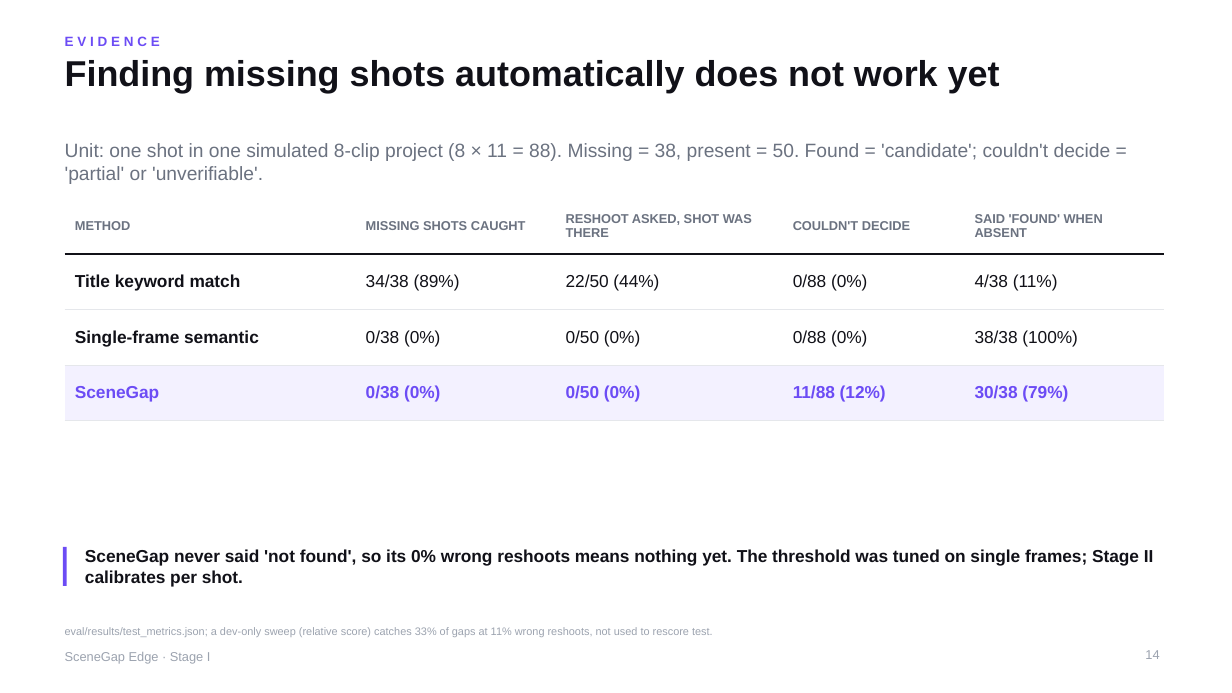
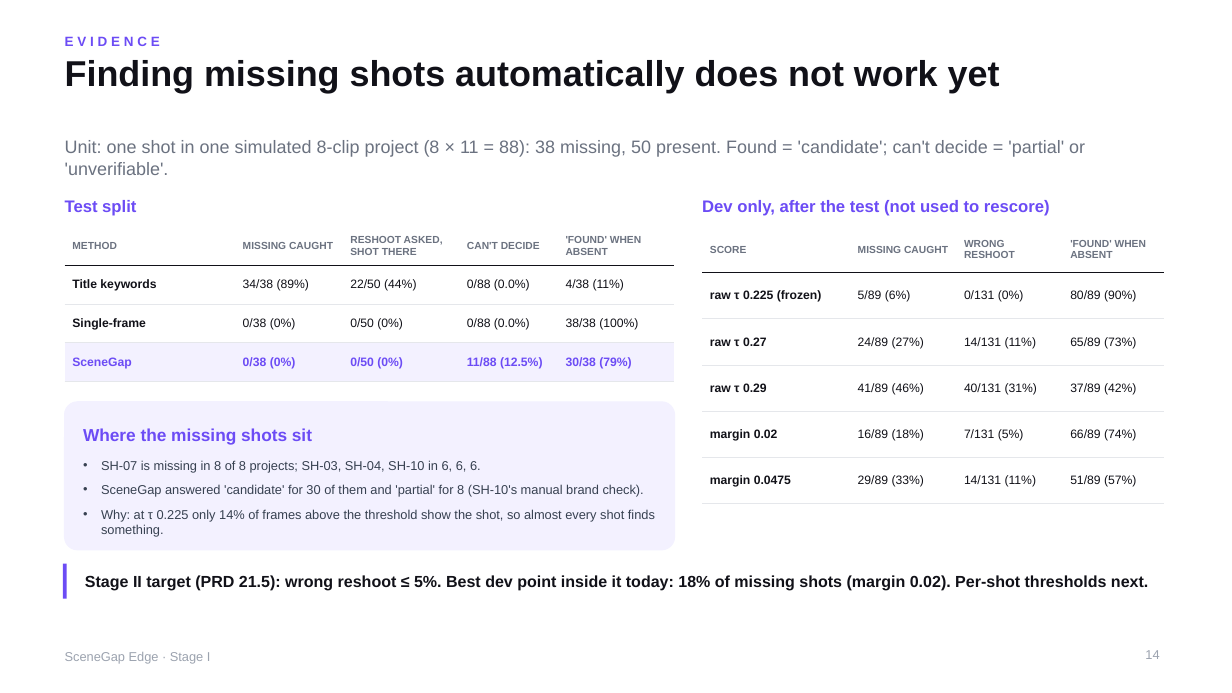
Before and after one commit to yu9bryan/scenegap-edge, a slide deck: slide 14 of docs/deck/SceneGapEdge_StageI_Proposal.pptx. Drawn at 1232x693 pixels with LibreOffice and Linux fonts; fonts in the diff are those of the drawing. Boxes give left, top, right and bottom in pixels: in the first picture for what was removed or moved away, otherwise in the second. Text is boxed around its words. In the diff, an @@ line names an element or a change of style, - is before the commit and + after.

```diff
--- a/docs/deck/SceneGapEdge_StageI_Proposal.pptx
+++ b/docs/deck/SceneGapEdge_StageI_Proposal.pptx
@@ text at [65,140,1085,175]: text changed; size 15 to 14 pt @@
-Unit: one shot in one simulated 8-clip project (8 × 11 = 88). Missing = 38, present = 50. Found = 'candidate'; couldn't decide = 'partial' or 'unverifiable'.
+Unit: one shot in one simulated 8-clip project (8 × 11 = 88): 38 missing, 50 present. Found = 'candidate'; can't decide = 'partial' or 'unverifiable'.
@@ text added at [65,200,136,216], 13 pt, text #6C4CF5, bold @@
+Test split
@@ text added at [702,200,1050,216], 13 pt, text #6C4CF5, bold @@
+Dev only, after the test (not used to rescore)
@@ table at [65,226,674,373] @@
-row 1: METHOD | MISSING SHOTS CAUGHT | RESHOOT ASKED, SHOT WAS THERE | COULDN'T DECIDE | SAID 'FOUND' WHEN ABSENT
+row 1: METHOD | MISSING CAUGHT | RESHOOT ASKED, SHOT THERE | CAN'T DECIDE | 'FOUND' WHEN ABSENT
-row 2, column 1: Title keyword match
+row 2, column 1: Title keywords
-row 2, column 4: 0/88 (0%)
+row 2, column 4: 0/88 (0.0%)
-row 3, column 1: Single-frame semantic
+row 3, column 1: Single-frame
-row 3, column 4: 0/88 (0%)
+row 3, column 4: 0/88 (0.0%)
-row 4, column 4: 11/88 (12%)
+row 4, column 4: 11/88 (12.5%)
@@ size 10 to 8 pt in "METHOD" @@
@@ size 13.5 to 9.5 pt in "34/38 (89%)", "22/50 (44%)", "4/38 (11%)", "0/38 (0%)" and 6 more places @@
@@ borders changed @@
@@ table: place and size @@
-table at [65,199,1165,406]
+table at [65,226,674,373]
@@ table added at [702,226,1165,491], 6 rows, 4 columns @@
+SCORE | MISSING CAUGHT | WRONG RESHOOT | 'FOUND' WHEN ABSENT
+raw τ 0.225 (frozen) | 5/89 (6%) | 0/131 (0%) | 80/89 (90%)
+raw τ 0.27 | 24/89 (27%) | 14/131 (11%) | 65/89 (73%)
+raw τ 0.29 | 41/89 (46%) | 40/131 (31%) | 37/89 (42%)
+margin 0.02 | 16/89 (18%) | 7/131 (5%) | 66/89 (74%)
+margin 0.0475 | 29/89 (33%) | 14/131 (11%) | 51/89 (57%)
@@ rounded rectangle added at [65,402,675,550], fill #F3F1FF, outline #F3F1FF 1 pt @@
@@ text added at [83,428,312,445], 13.5 pt, text #6C4CF5, bold @@
+Where the missing shots sit
@@ text added at [101,460,655,537], 10 pt, text #374151 @@
+• SH-07 is missing in 8 of 8 projects; SH-03, SH-04, SH-10 in 6, 6, 6.
+• SceneGap answered 'candidate' for 30 of them and 'partial' for 8 (SH-10's manual brand check).
+• Why: at τ 0.225 only 14% of frames above the threshold show the shot, so almost every shot finds something.
@@ line moved from (65, 547) - (65, 586) to (65, 564) - (65, 599) @@
@@ text removed at [85,549,1154,587] @@
-SceneGap never said 'not found', so its 0% wrong reshoots means nothing yet. The threshold was tuned on single frames; Stage II calibrates per shot.
@@ text added at [85,575,1148,591], 12.5 pt, text #111118, bold @@
+Stage II target (PRD 21.5): wrong reshoot ≤ 5%. Best dev point inside it today: 18% of missing shots (margin 0.02). Per-shot thresholds next.
@@ text removed at [65,627,713,637] @@
-eval/results/test_metrics.json; a dev-only sweep (relative score) catches 33% of gaps at 11% wrong reshoots, not used to rescore test.
```
Also in this commit, not shown: 18 other slides changed, 9 slides added, 2 slides removed, 12 other files.
